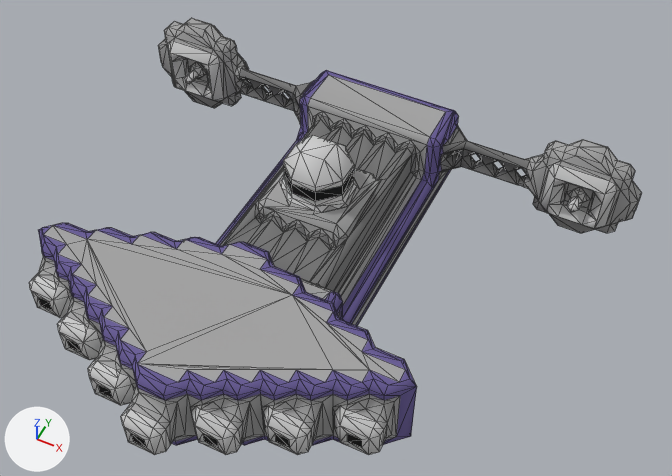
Two versions of the OBJ model src/jsMain/resources/meshes/usa-3-lexington-class.obj, one commit apart.
The view is the same before and after, from a camera (50 mm lens) standing at (24.1, -39.7, 58.1) and looking at (3.2, 2.1, 5.9). Every picture has the same lights, and +X, +Y and +Z are marked at lower left. Mesh edges are drawn as thin lines. Where no turn or scale is listed for an object, it has been applied to the vertices.

Objects in the first picture: 'usa-3-lexington-class'.
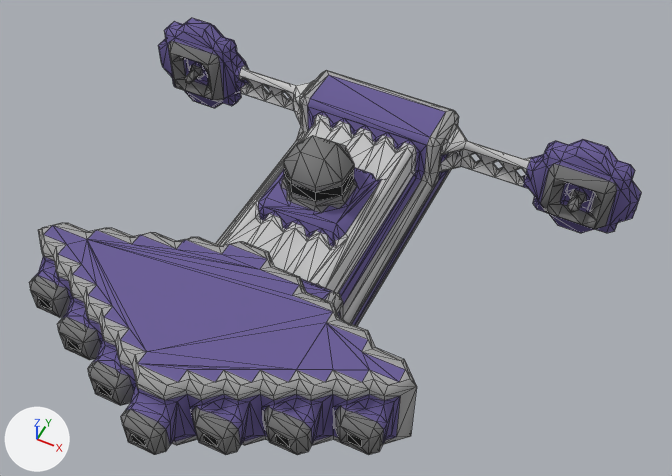
The change, as a diff of the scene's bpy script:
```diff
--- a/src/jsMain/resources/meshes/usa-3-lexington-class.obj.py
+++ b/src/jsMain/resources/meshes/usa-3-lexington-class.obj.py
@@ me_usa_3_lexington_class @@
 # used by ob_usa_3_lexington_class; location = (0.0, 0.0, 0.0)
-me_usa_3_lexington_class.from_pydata(...)  # 1664 vertices, 3039 faces; spans x -22.5..22.5, y -19.0..19.0, z 0.0..11.0
+me_usa_3_lexington_class.from_pydata(...)  # 1663 vertices, 3041 faces; spans x -22.5..22.5, y -19.0..19.0, z 0.0..11.0
+# me_usa_3_lexington_class part 1: 1 vertex moved from x -1.0, y 3.5, z 10.0 to x -1.0, y 4.0, z 10.5; 1 vertex removed from x -2.5, y 13.5, z 5.5; 5 vertices added at x -2.0..1.3, y 1.7..13.7, z 5.5..10.5
+# me_usa_3_lexington_class part 2: 2 vertices removed from x -19.5..-19.0, y 15.5, z 3.5..6.0; 1 vertex added at x -19.5, y 15.5, z 5.5
+# me_usa_3_lexington_class part 3: 2665 kept faces spanning x -22.5..22.5, y -19.0..19.0, z 0.0..11.0 get new texture (UV) coordinates
 me_usa_3_lexington_class.materials.append(mat_usa_3_lexington_class)
```

Boxes (x1, y1, x2, y2) around the edits, measured in the pictures (672 x 476 px; the box of a moved part takes in the faces that stretch with it):
part 1 of me_usa_3_lexington_class, built on
    before: (283, 126, 341, 178)
    after: (282, 125, 355, 238)
part 2 of me_usa_3_lexington_class, moved or reshaped
    before: (173, 56, 186, 90)
    after: (172, 56, 183, 62)
part 3 of me_usa_3_lexington_class, surface changed
    both: (29, 18, 641, 455)
